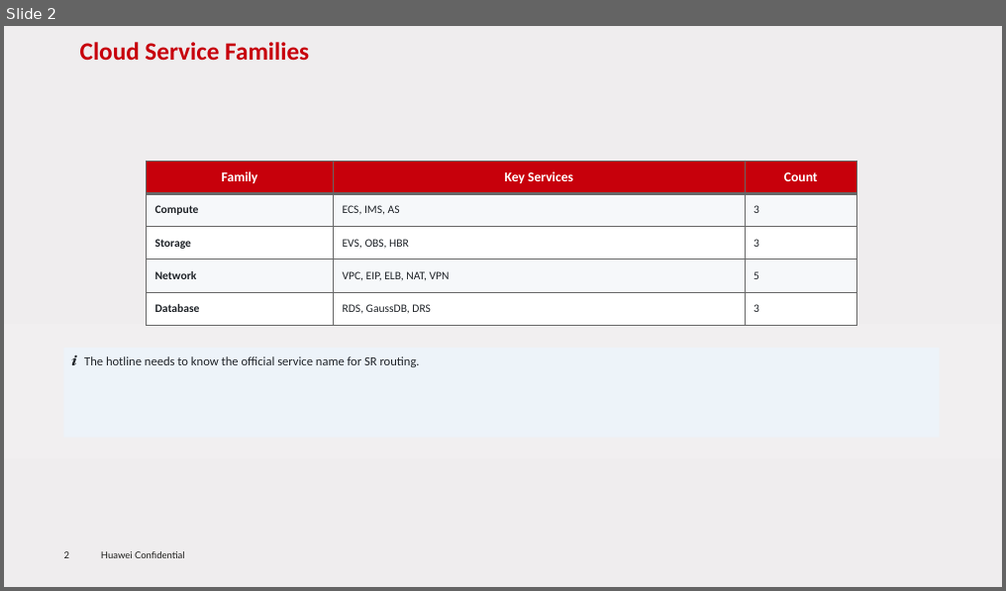
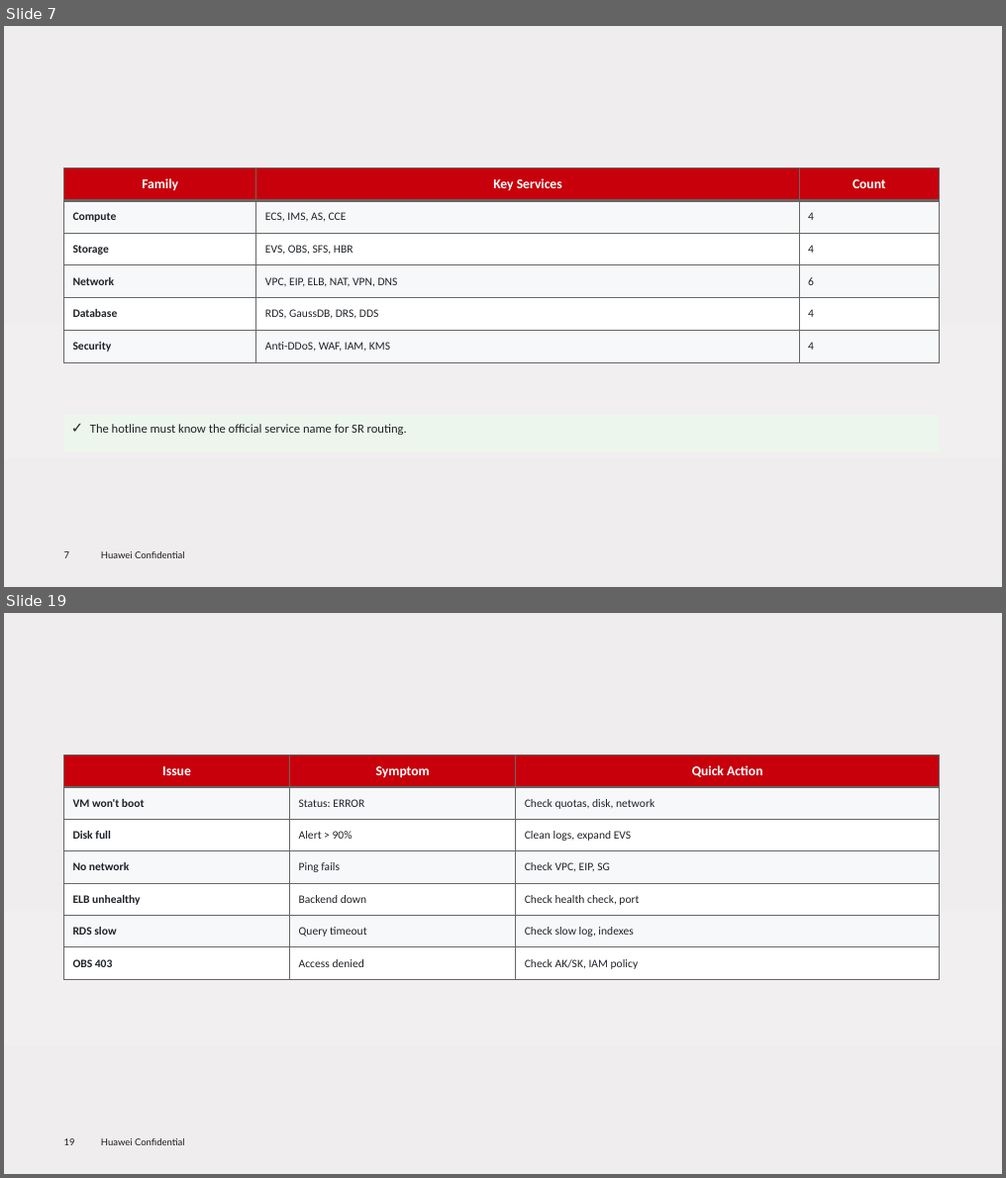
Before and after one commit to RaulMyron/Huawei-doc-templates, a slide deck: examples/ppt/en/sample-en.pptx. Shown one above the other, each under a label of ours: slide 2 before the commit, slides 7 and 19 after it; the slides between them are not shown. The pictures are 1006x591 and 1006x1178 pixels, drawn with LibreOffice and Linux fonts; fonts in the diff are those of the drawing; background and template pictures are left out. Boxes give left, top, right and bottom in pixels: in the first picture for what was removed or moved away, otherwise in the second. Text is boxed around its words. In the diff, an @@ line names an element or a change of style, - is before the commit and + after.

Commit message:
PPT library: flowcharts, auto-size callouts, table overflow fix, title positioning
- Add flowchart helpers: flow_box, flow_arrow, flow_decision,
  flowchart_vertical, flowchart_horizontal
- Callout boxes: dynamic height based on text length, no footer overlap
- Tables: auto-calculate column widths from content, prevent overflow,
  reduce font size for many columns
- Lower content slide titles (top=0.35 instead of template default)
- Add FOOTER_Y and MAX_CONTENT_Y constants
- Increase TOP_CONTENT to 1.7 for more space below titles

```diff
--- a/examples/ppt/en/sample-en.pptx
+++ b/examples/ppt/en/sample-en.pptx
@@ slide 19 added at (4, 613, 1002, 1174), background gradient #EFEDEE to #F1EFF0 to #EFEBEC; not listed: 2 template elements that a slide beside it also shows @@
@@ table added at (63, 756, 940, 979), 7 rows, 3 columns @@
+Issue | Symptom | Quick Action
+VM won't boot | Status: ERROR | Check quotas, disk, network
+Disk full | Alert > 90% | Clean logs, expand EVS
+No network | Ping fails | Check VPC, EIP, SG
+ELB unhealthy | Backend down | Check health check, port
+RDS slow | Query timeout | Check slow log, indexes
+OBS 403 | Access denied | Check AK/SK, IAM policy
@@ what was slide 2 is now slide 7 @@
@@ slide 7 changed as well @@
@@ title removed at (80, 42, 309, 60) @@
-Cloud Service Families
@@ table at (63, 169, 939, 363) @@
-row 2: Compute | ECS, IMS, AS | 3
-row 3: Storage | EVS, OBS, HBR | 3
-row 4: Network | VPC, EIP, ELB, NAT, VPN | 5
-row 5: Database | RDS, GaussDB, DRS | 3
+row 2: Compute | ECS, IMS, AS, CCE | 4
+row 3: Storage | EVS, OBS, SFS, HBR | 4
+row 4: Network | VPC, EIP, ELB, NAT, VPN, DNS | 6
+row 5: Database | RDS, GaussDB, DRS, DDS | 4
+row 6: Security | Anti-DDoS, WAF, IAM, KMS | 4
@@ table: place and size @@
-table at (147, 161, 856, 325)
+table at (63, 169, 939, 363)
@@ text at (90, 424, 407, 435): text changed @@
-ℹ The hotline needs to know the official service name for SR routing.
+✓ The hotline must know the official service name for SR routing.
@@ page number at (64, 552, 69, 559): text changed @@
-2
+7
```
Also in this commit, not shown: 1 other slide changed, 21 other slides added, 1 slide removed, 7 other files.
